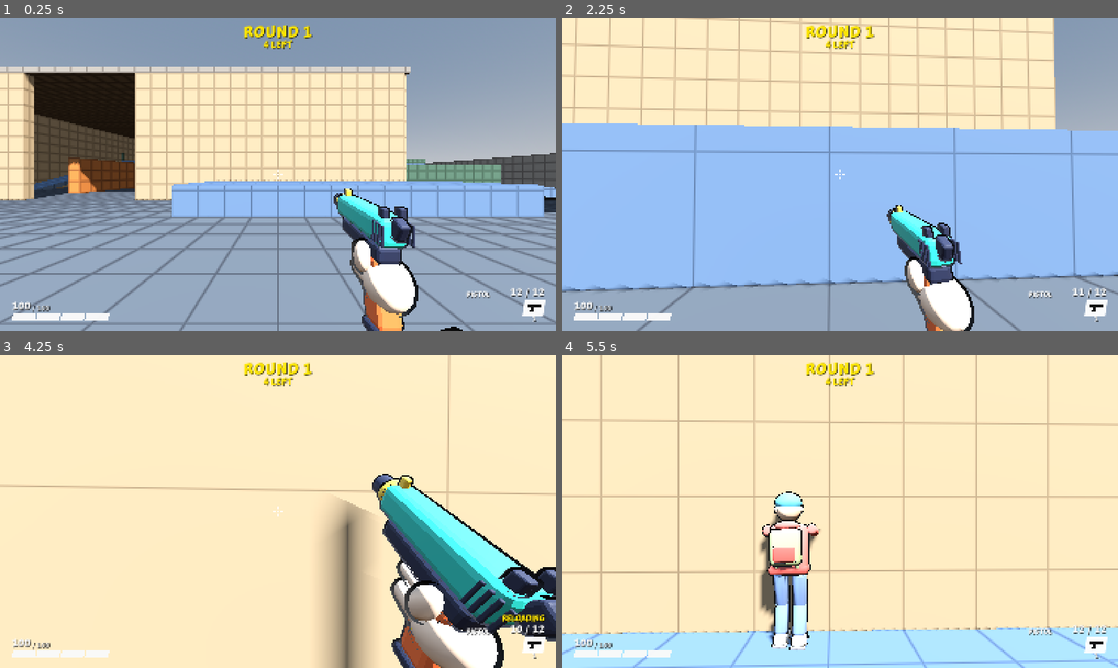
Above: before the commit, frames 1-4 (two rows, left to right).
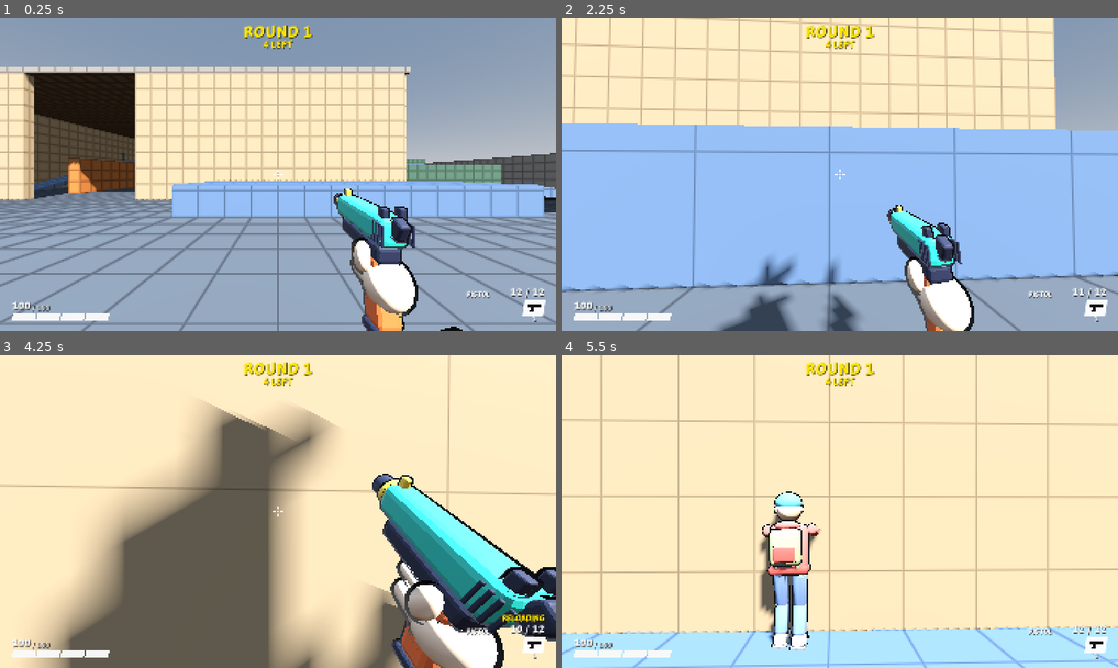
Above: after the commit, the same moments.

Repository: juanakajuan/zombie-survival-fps
Game: Godot game, scene res://levels/compound.tscn
Two runs of this game, one before a commit and one after it. Both use one fixed random seed, a clock stepped at 60 frames per second and the inputs below.
Inputs (mouse positions are in pixels of both pictures, inside the frame that each line leads up to):
- Up to frame 1 (0.25 s): no input
- Up to frame 2 (2.25 s): tap Enter (restart) at 0.5 s; move the mouse to (867, 174) at 0.52 s; hold Ctrl (crouch) 0.53-1.28 s; hold W (move_forward) from 0.53 s (still down); click (867, 174) at 0.67 s; tap Space (jump) at 0.77, 1.07, 1.52, 1.82 s; move the mouse to (812, 174) at 1.27 s; right-click (812, 174) at 1.35 s; tap Ctrl (crouch) at 1.55 s; move the mouse to (851, 168) at 2.02 s; hold Ctrl (crouch) from 2.03 s (still down)
- Up to frame 3 (4.25 s): keep holding W (move_forward); move the mouse to (272, 517) at 2.77 s; release Ctrl (crouch) at 2.78 s; click (272, 517) at 2.85 s; tap Space (jump) at 3.02, 3.32, 3.77, 4.07 s; tap Ctrl (crouch) at 3.05, 3.8 s; move the mouse to (316, 514) at 3.52 s; hold Shift (sprint) from 3.53 s (still down); tap R (reload) at 4.15 s
- Up to frame 4 (5.5 s): keep holding W (move_forward); move the mouse to (795, 508) at 4.27 s; release Shift (sprint) at 4.28 s; tap Ctrl (crouch) at 4.35, 5.3 s; tap Space (jump) at 4.52, 4.82 s; tap F5 (third_person) at 4.9 s; move the mouse to (845, 511) at 5.02 s; hold Right mouse button (aim) from 5.03 s (still down); click (845, 511) at 5.17 s

The runs differ from the first frame. In frame 1, less than 0.1% of the frame differs, in the area x 65-73%, y 93-100%; in frame 2, 2.2%; in frame 3, 34%, in the area x 5-73%, y 15-100%; in frame 4, nothing differs.

Commit message:
feat: show the player's own shadow in first person
A camera cull mask hides a mesh's shadow too, so the body was invisible
and shadowless in first person. Now the body stays on the default layer
and draws only its shadow in first person, and fully in third person.

The view model neither casts nor receives shadows. Its shadow fell where
no gun is, and the body's arm shadow speckled the hand. Its materials
share one unshadowed copy each, as a copy per view model made the dummy
renderer log a null material when a player was freed.

Diff:
--- a/player/player.gd
+++ b/player/player.gd
@@ -54,10 +54,6 @@
 ## Each second, the zoom closes this much of the gap to its target. Higher is snappier.
 @export_range(0.1, 40.0, 0.1) var aim_sharpness: float = 14.0
 
-@export_group("Body")
-## Render layers of the body model. The player's own camera does not draw these layers.
-@export_flags_3d_render var body_layers: int = 2
-
 @export_group("Third person (debug)")
 ## In a debug build, the third_person action moves the camera behind the player so the body shows.
 ## The camera sits this far behind the head, and stops short of walls.
@@ -104,9 +100,8 @@
 	# Every Player instance shares the scene's capsule, so crouching must resize a copy.
 	_shape = _collision.shape.duplicate() as CapsuleShape3D
 	_collision.shape = _shape
-	for mesh: MeshInstance3D in body.find_children("*", "MeshInstance3D", true, false):
-		mesh.layers = body_layers
 	animator.attach(body)
+	_set_third_person(false)
 	_stand_height = _shape.height
 	_stand_head_height = head.position.y
 	# Physics moves the body 60 times a second. On a faster screen the camera would hold still for some frames
@@ -246,7 +241,11 @@
 
 func _set_third_person(on: bool) -> void:
 	_third_person = on
-	camera.cull_mask = camera.cull_mask | body_layers if on else camera.cull_mask & ~body_layers
+	# In first person the body draws only its shadow, so it does not block the view. A camera cull mask would hide
+	# the shadow too.
+	var casting := GeometryInstance3D.SHADOW_CASTING_SETTING_ON if on else GeometryInstance3D.SHADOW_CASTING_SETTING_SHADOWS_ONLY
+	for mesh: MeshInstance3D in body.find_children("*", "MeshInstance3D", true, false):
+		mesh.cast_shadow = casting
 	if weapon.view_model != null:
 		weapon.view_model.visible = not on
 
--- a/player/player.tscn
+++ b/player/player.tscn
@@ -29,7 +29,6 @@
 position = Vector3(0, 1.6, 0)
 
 [node name="Camera3D" type="Camera3D" parent="Head"]
-cull_mask = 1048573
 fov = 80.0
 current = true
 
--- a/tests/player/test_player.gd
+++ b/tests/player/test_player.gd
@@ -283,13 +283,12 @@
 	assert_almost_eq(camera.global_position.y, standing_eye, 0.01, "camera is back at standing height")
 
 
-func test_body_is_hidden_from_own_camera_and_crouches_with_the_capsule() -> void:
-	var player := await spawn_player(Vector3.ZERO, SETTLE_FRAMES)
-	var camera := player.camera
+func test_body_draws_only_its_shadow_in_first_person_and_crouches_with_the_capsule() -> void:
+	var player := await spawn_player(Vector3.ZERO, SETTLE_FRAMES)
 	var meshes := player.body.find_children("*", "MeshInstance3D", true, false)
 	assert_true(not meshes.is_empty(), "the body has a model")
 	for mesh: MeshInstance3D in meshes:
-		assert_true(camera.cull_mask & mesh.layers == 0, "own camera does not draw %s" % mesh.name)
+		assert_eq(mesh.cast_shadow, GeometryInstance3D.SHADOW_CASTING_SETTING_SHADOWS_ONLY, "%s draws only its shadow" % mesh.name)
 	var standing := _body_bounds(player)
 	assert_almost_eq(standing.position.y, player.global_position.y, 0.05, "standing body stands on the feet")
 	assert_almost_eq(standing.size.y, 1.85, 0.1, "standing body is about 1.85 m tall")
--- a/tests/player/test_third_person.gd
+++ b/tests/player/test_third_person.gd
@@ -14,7 +14,7 @@
 		"camera is behind the head")
 	assert_true(behind.dot(-camera.global_basis.z) < 0.0, "camera looks toward the player")
 	for mesh: MeshInstance3D in player.body.find_children("*", "MeshInstance3D", true, false):
-		assert_true(camera.cull_mask & mesh.layers != 0, "camera draws %s" % mesh.name)
+		assert_eq(mesh.cast_shadow, GeometryInstance3D.SHADOW_CASTING_SETTING_ON, "camera draws %s" % mesh.name)
 	assert_true(not player.weapon.view_model.is_visible_in_tree(), "the first-person gun hides")
 	_press_third_person()
 	await physics_frames(2)
--- a/tests/weapons/test_view_model.gd
+++ b/tests/weapons/test_view_model.gd
@@ -150,3 +150,14 @@
 	assert_true(lowest_dot > 0.3, "the hand stays upright while the gun spins, lowest dot %s" % lowest_dot)
 	await physics_frames(SETTLE_FRAMES)
 	assert_true(view.hand.global_transform.is_equal_approx(view.model.global_transform), "the hand holds the new gun")
+
+
+func test_first_person_gun_and_hand_neither_cast_nor_receive_shadows() -> void:
+	var player := await spawn_player(Vector3.ZERO, SETTLE_FRAMES)
+	var meshes := player.weapon.view_model.find_children("*", "MeshInstance3D", true, false)
+	assert_true(meshes.size() > 1, "the view model has meshes")
+	for mesh: MeshInstance3D in meshes:
+		assert_eq(mesh.cast_shadow, GeometryInstance3D.SHADOW_CASTING_SETTING_OFF, "%s casts no shadow" % mesh.name)
+		for surface: int in mesh.mesh.get_surface_count():
+			var material := mesh.get_active_material(surface) as BaseMaterial3D
+			assert_true(material.disable_receive_shadows, "%s surface %d receives no shadow" % [mesh.name, surface])
--- a/weapons/view_model.gd
+++ b/weapons/view_model.gd
@@ -93,6 +93,8 @@
 var _tween: Tween
 var _wind_up: Transform3D
 var _toss_time := 0.0
+## One copy of each view model material that does not receive shadows, shared by every view model.
+static var _unshadowed_copies: Dictionary[BaseMaterial3D, BaseMaterial3D] = {}
 var _player: Player
 var _lowered := false
 
@@ -110,6 +112,7 @@
 
 
 func _ready() -> void:
+	_detach_from_shadows()
 	_motion_rest = motion.transform
 	_model_rest = model.transform
 	_slide_rest = slide.position
@@ -267,6 +270,25 @@
 		hand_anchor.update_rotation = not upright
 
 
+## The view model floats in front of the camera, so its shadow would fall where no gun is, and the player's own
+## body shadow would speckle it.
+func _detach_from_shadows() -> void:
+	for mesh: MeshInstance3D in find_children("*", "MeshInstance3D", true, false):
+		mesh.cast_shadow = GeometryInstance3D.SHADOW_CASTING_SETTING_OFF
+		for surface: int in mesh.mesh.get_surface_count():
+			var material := mesh.get_active_material(surface) as BaseMaterial3D
+			if material != null:
+				mesh.set_surface_override_material(surface, _unshadowed(material))
+
+
+static func _unshadowed(material: BaseMaterial3D) -> BaseMaterial3D:
+	if not _unshadowed_copies.has(material):
+		var copy := material.duplicate() as BaseMaterial3D
+		copy.disable_receive_shadows = true
+		_unshadowed_copies[material] = copy
+	return _unshadowed_copies[material]
+
+
 func _restart_tween() -> void:
 	if _tween != null:
 		_tween.kill()
Not shown, changed: DESIGN.md
